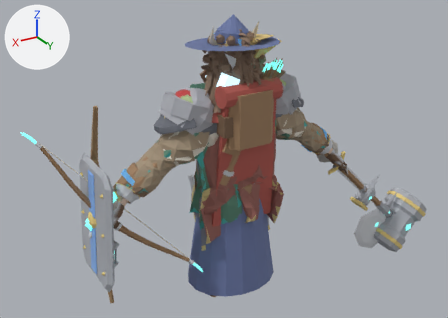
The Blender file art/creator/humanoid_heavy/humanoid_heavy_masculine.blend, before and after one commit.
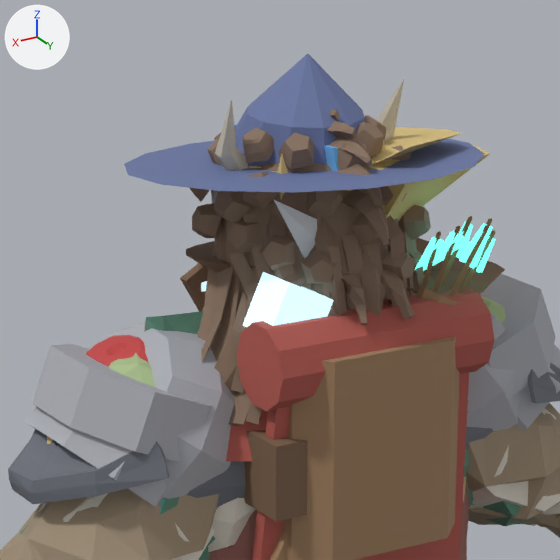
The first picture shows the older version from a 50 mm camera at (2.22, 3.59, 2.92) aimed at (-0.07, -0.22, 1.01). The close-ups show the older and then the newer version on the part from 34% to 67% of the width and 0% to 47% of the height of that picture. Only the edits that show in the close-ups are written down. Every picture has the same lights, and +X, +Y and +Z are marked at upper left.

In view in the first close-up: 'part.back.backpack', 'part.back.cape', 'part.hair.coils', 'part.hair.locs', 'part.hair.long', 'part.hair.mohawk', 'part.head.wide_hat', 'part.shoulders.pauldrons', 'part.shoulders.slabs', 'part.shoulders.veteran_plate', 'part.torso.sleeved_shirt', 'part.torso.veteran_gambeson' and 16 more.
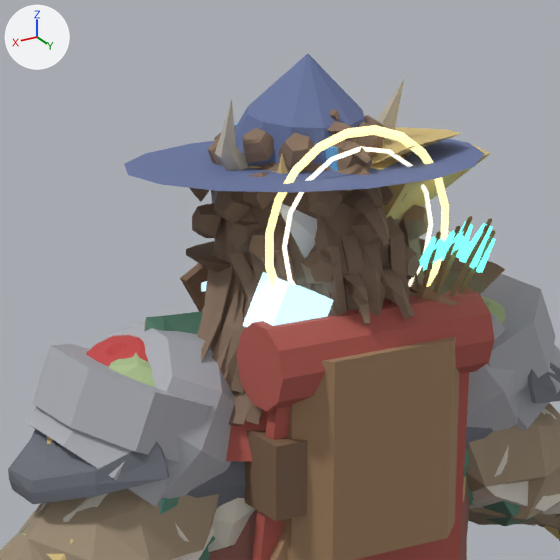
Changed parts and their boxes (x1, y1, x2, y2) in the close-ups (560 x 560 px; the box of a moved part takes in the faces that stretch with it):
'part.hair.coils', reshaped
    before: (190, 115, 431, 301)
    after: (190, 115, 429, 301)
'part.head.priestess_circlet', added
    after: (265, 125, 449, 289)
'part.arms.priestess_sleeves', added (mostly hidden)
    after: (21, 525, 560, 560)
    faces in mat_metal: (21, 525, 560, 560)
part 1 of me_part_hair_coils, moved or reshaped (mostly hidden afterwards)
    before: (391, 145, 411, 160)
    after: (401, 153, 408, 158)
part 2 of me_part_hair_coils, moved or reshaped
    before: (259, 233, 295, 270)
    after: (248, 229, 282, 264)
part 3 of me_part_hair_coils, moved or reshaped
    before: (382, 251, 415, 280)
    after: (389, 245, 420, 279)

What changed in the scene script:
```text
Change me_part_hair_coils:
    used by ob_part_hair_coils; location = (0.0, 0.0, 0.0)
    remove me_part_hair_coils.from_pydata(...)  # 811 vertices, 813 faces; spans x -0.207..0.207, y -0.152..0.248, z 1.651..2.082
    add me_part_hair_coils.from_pydata(...)  # 811 vertices, 813 faces; spans x -0.219..0.207, y -0.152..0.248, z 1.651..2.082
    me_part_hair_coils part 1: the loose piece of 16 vertices spanning x -0.165..-0.1, y 0.077..0.142, z 1.942..2.006 is multiplied about its middle by the matrix ((0.993, -0.017, -0.117), (0.011, 0.999, -0.049), (0.117, 0.047, 0.992)), then moved by (-0.015, -0.011, -0.014)
    me_part_hair_coils part 2: the loose piece of 16 vertices spanning x 0.116..0.178, y 0.124..0.186, z 1.823..1.889 is multiplied about its middle by the matrix ((0.972, 0.088, 0.217), (-0.021, 0.955, -0.295), (-0.233, 0.282, 0.931)), then moved by (0.013, -0.022, 0.009)
    me_part_hair_coils part 3: the loose piece of 16 vertices spanning x -0.101..-0.036, y 0.19..0.239, z 1.787..1.852 is multiplied about its middle by the matrix ((0.897, -0.129, -0.422), (0.058, 0.982, -0.177), (0.438, 0.135, 0.889)), then moved by (-0.018, -0.008, 0.001)
    other edits to the shape of me_part_hair_coils do not show in these pictures
Add me_part_head_priestess_circlet:
    me_part_head_priestess_circlet.from_pydata(...)  # 228 vertices, 232 faces; spans x -0.193..0.193, y -0.167..0.197, z 1.683..2.069
    # faces by material slot: [96, 136]
    me_part_head_priestess_circlet.materials.append(mat_metal)
    me_part_head_priestess_circlet.materials.append(mat_emissive)
Add me_part_arms_priestess_sleeves:
    me_part_arms_priestess_sleeves.from_pydata(...)  # 288 vertices, 288 faces; spans x -0.93..0.93, y -0.09..0.16, z 0.99..1.41
    # faces by material slot: [160, 128]
    me_part_arms_priestess_sleeves.materials.append(mat_cloth)
    me_part_arms_priestess_sleeves.materials.append(mat_metal)
Add ob_part_head_priestess_circlet:
    ob_part_head_priestess_circlet = bpy.data.objects.new('part.head.priestess_circlet', me_part_head_priestess_circlet)
    ob_part_head_priestess_circlet.location = (0.0, 0.0, 0.0)
Add ob_part_arms_priestess_sleeves:
    ob_part_arms_priestess_sleeves = bpy.data.objects.new('part.arms.priestess_sleeves', me_part_arms_priestess_sleeves)
    ob_part_arms_priestess_sleeves.location = (0.0, 0.0, 0.0)
```
